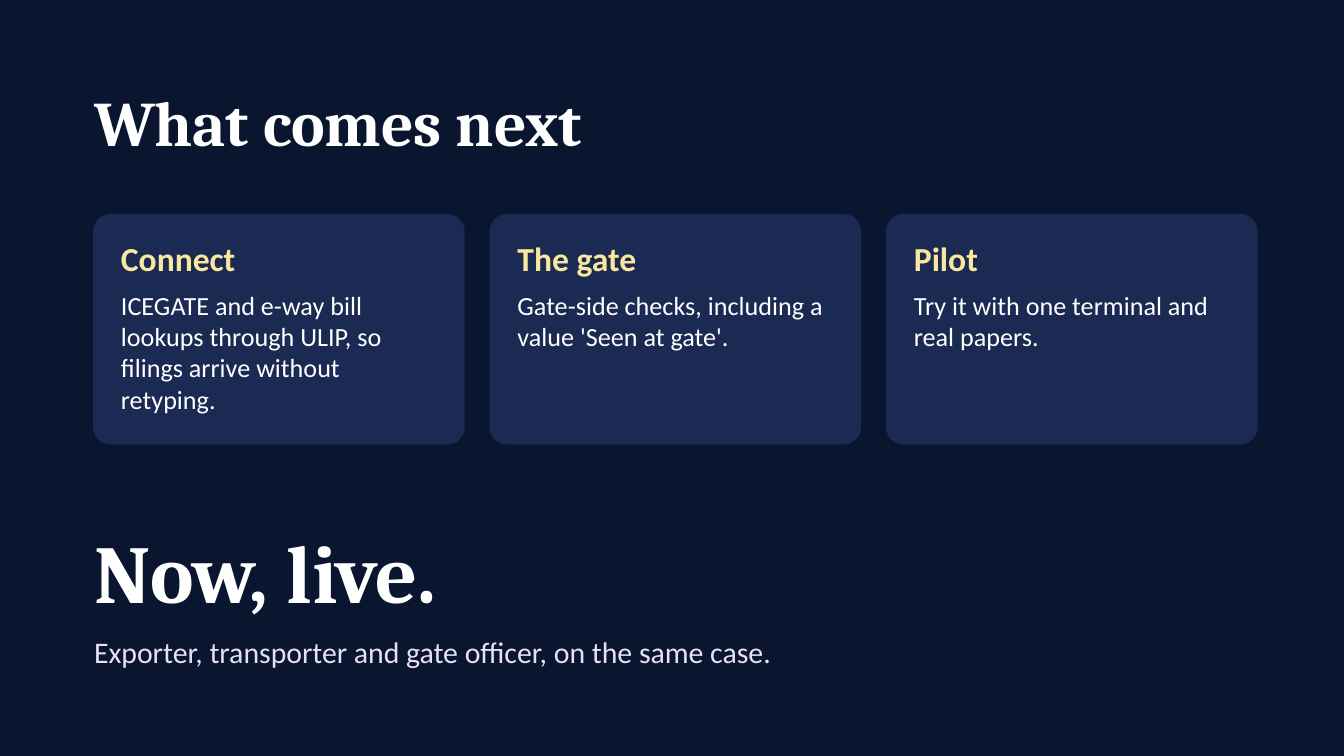
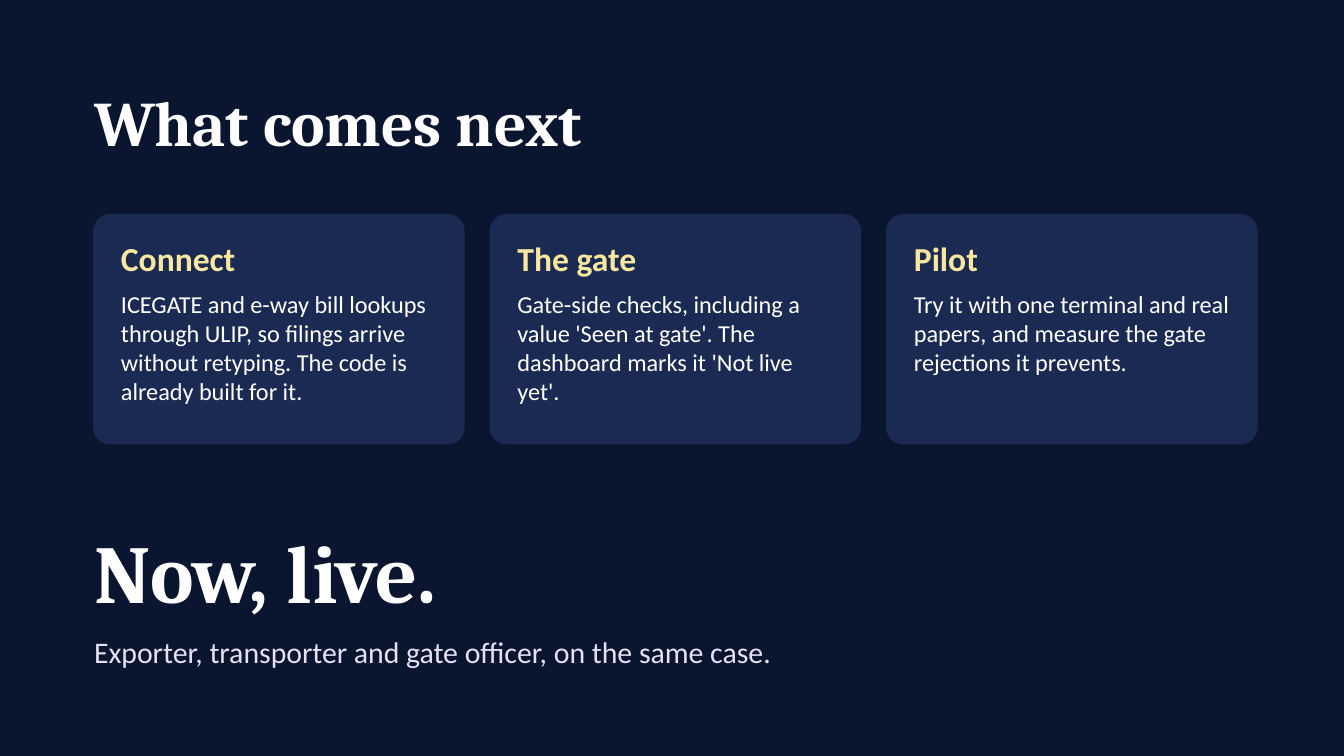
Before and after one commit to theadityasinghal/gateiq, a slide deck: slide 5 of presentation/3_GateIQ_slides.pptx. Drawn at 1344x756 pixels with LibreOffice and Linux fonts; fonts in the diff are those of the drawing. Boxes give left, top, right and bottom in pixels: in the first picture for what was removed or moved away, otherwise in the second. Text is boxed around its words. In the diff, an @@ line names an element or a change of style, - is before the commit and + after.

```diff
--- a/presentation/3_GateIQ_slides.pptx
+++ b/presentation/3_GateIQ_slides.pptx
@@ text at [121, 296, 426, 404]: text changed; size 14 to 13 pt @@
-ICEGATE and e-way bill lookups through ULIP, so filings arrive without retyping.
+ICEGATE and e-way bill lookups through ULIP, so filings arrive without retyping. The code is already built for it.
@@ text at [517, 296, 800, 404]: text changed; size 14 to 13 pt @@
-Gate-side checks, including a value 'Seen at gate'.
+Gate-side checks, including a value 'Seen at gate'. The dashboard marks it 'Not live yet'.
@@ text at [914, 296, 1229, 375]: text changed; size 14 to 13 pt @@
-Try it with one terminal and real papers.
+Try it with one terminal and real papers, and measure the gate rejections it prevents.
```
Also in this commit, not shown: 3 other slides changed, 6 other files.
